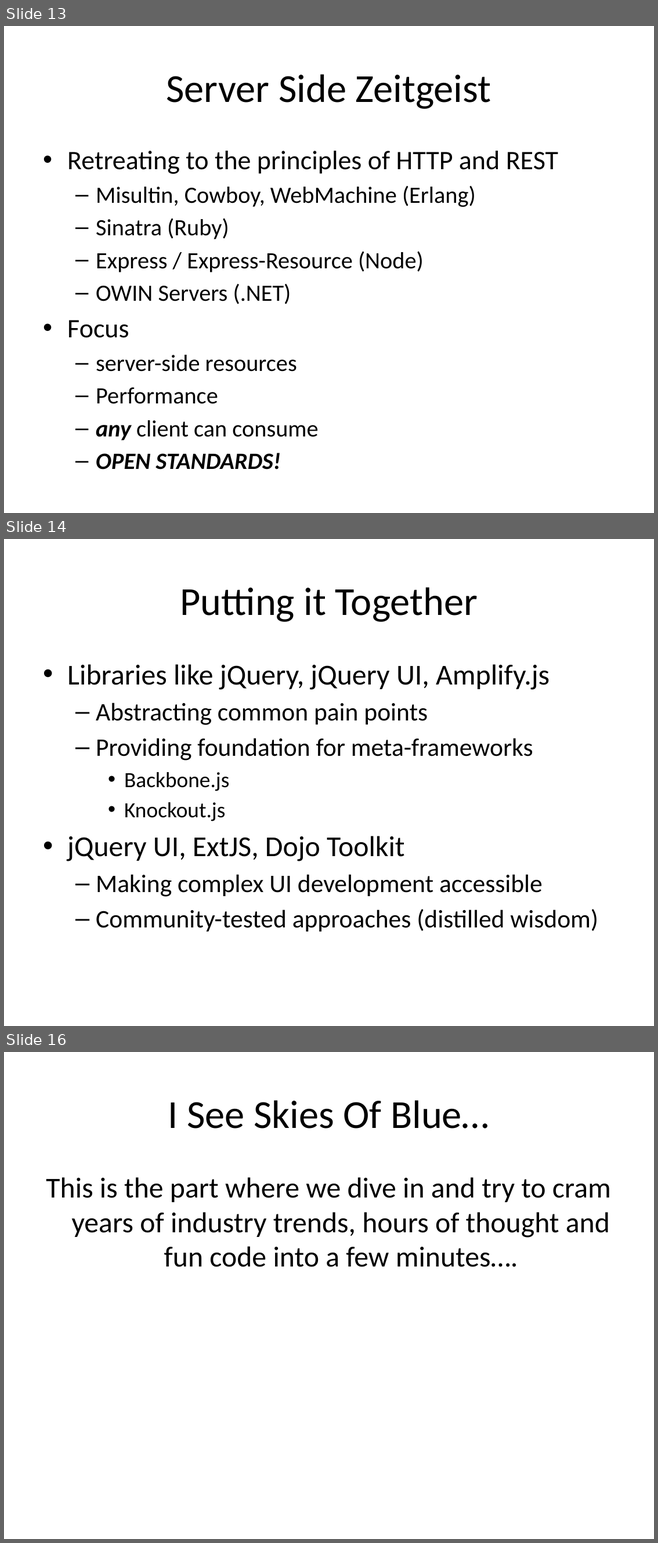
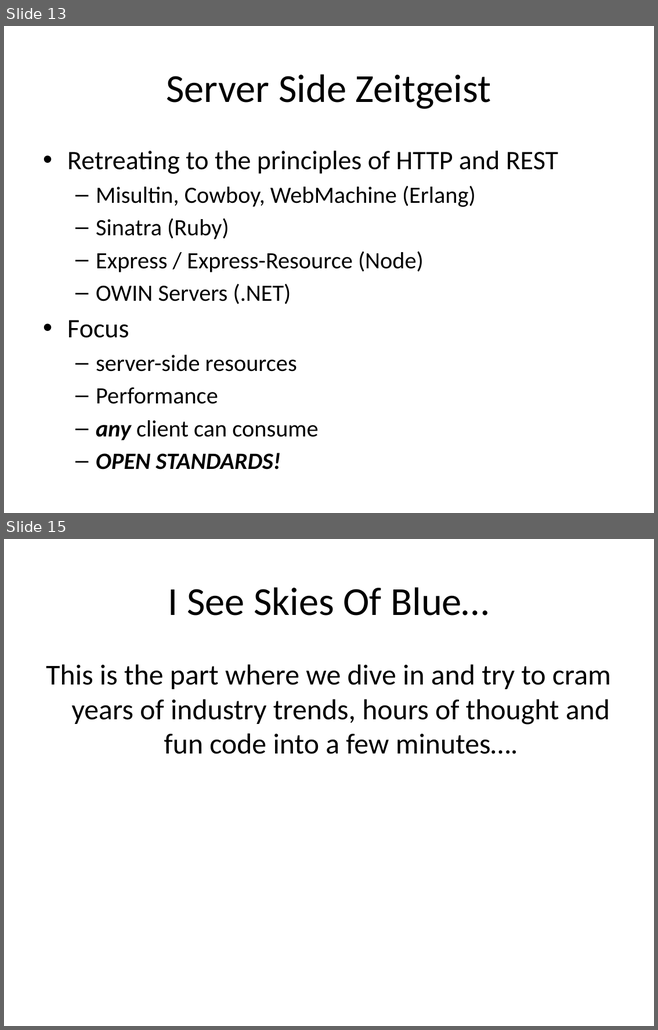
Before and after one commit to vaporworks/Devlink2011-REST-WebClient, a slide deck: PowerPoint/joint_talk_notes.pptx. Shown one above the other, each under a label of ours: slides 13, 14 and 16 before the commit, slides 13 and 15 after it; the slides between them are not shown. The pictures are 658x1543 and 658x1030 pixels, drawn with LibreOffice and Linux fonts; fonts in the diff are those of the drawing. Boxes give left, top, right and bottom in pixels: in the first picture for what was removed or moved away, otherwise in the second. Text is boxed around its words. In the diff, an @@ line names an element or a change of style, - is before the commit and + after.

```diff
--- a/PowerPoint/joint_talk_notes.pptx
+++ b/PowerPoint/joint_talk_notes.pptx
@@ slide 14 removed at bbox=[4, 539, 654, 1026], background #FFFFFF @@
@@ title removed at bbox=[180, 587, 477, 622] @@
-Putting it Together
@@ text removed at bbox=[67, 664, 598, 932] @@
-• Libraries like jQuery, jQuery UI, Amplify.js
-  – Abstracting common pain points
-  – Providing foundation for meta-frameworks
-    • Backbone.js
-    • Knockout.js
-• jQuery UI, ExtJS, Dojo Toolkit
-  – Making complex UI development accessible
-  – Community-tested approaches (distilled wisdom)
@@ what was slide 16 is now slide 15 @@
```
Also in this commit, not shown: 4 slides changed, 1 slide added.
